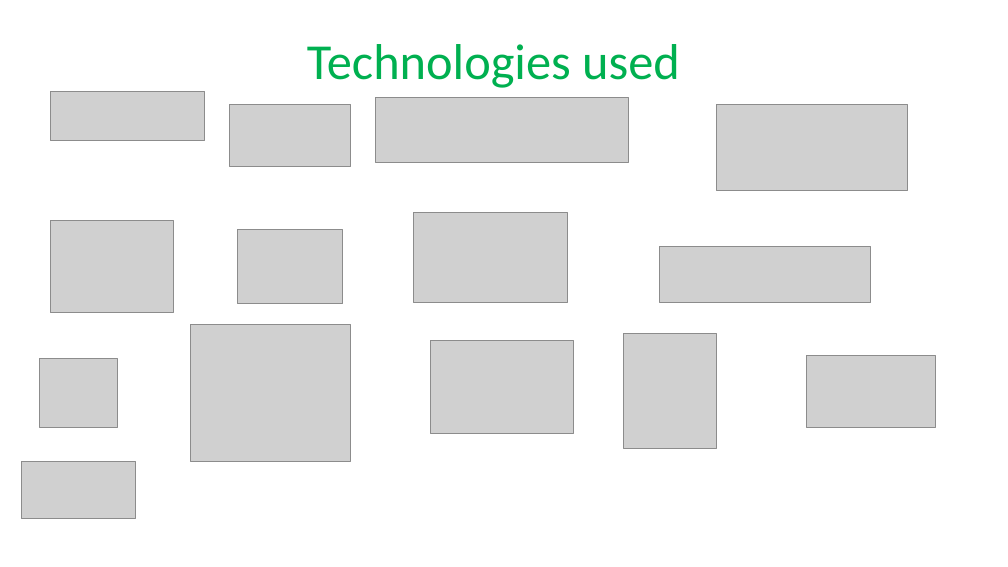
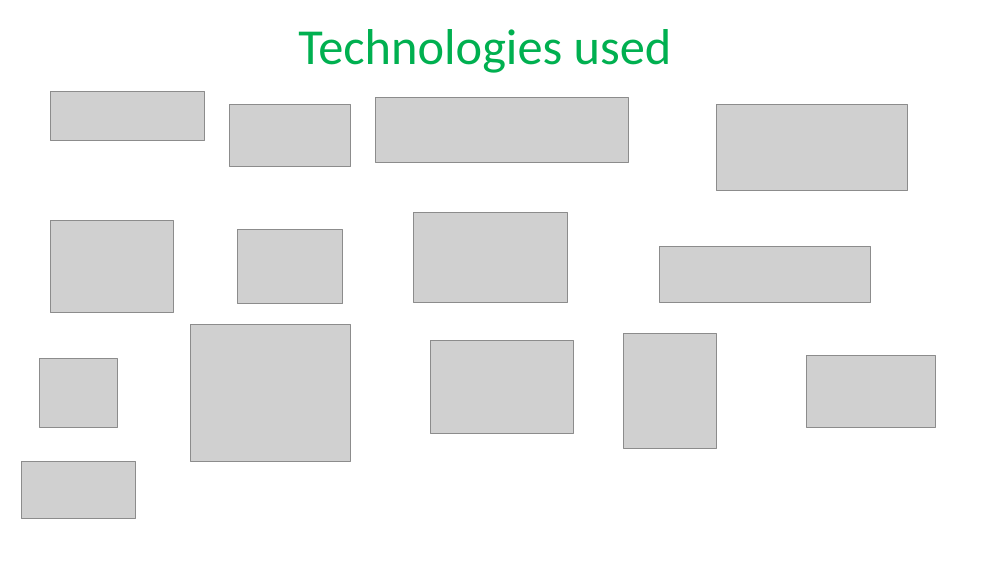
Before and after one commit to Oleg-dp/DevOps_online_Dnipro_2020Q42021Q1, a slide deck: slide 2 of final/SNIEOSIKOV OLEH.pptx. Drawn at 1008x567 pixels with LibreOffice and Linux fonts; fonts in the diff are those of the drawing; grey boxes stand for pictures; background and template pictures are left out. Boxes give left, top, right and bottom in pixels: in the first picture for what was removed or moved away, otherwise in the second. Text is boxed around its words. In the diff, an @@ line names an element or a change of style, - is before the commit and + after.

```diff
--- a/final/SNIEOSIKOV OLEH.pptx
+++ b/final/SNIEOSIKOV OLEH.pptx
@@ title "Technologies used": place and size @@
-title "Technologies used" at <box>307,44,680,88</box>
+title "Technologies used" at <box>298,29,672,73</box>
```
Also in this commit, not shown: 6 other slides changed.
